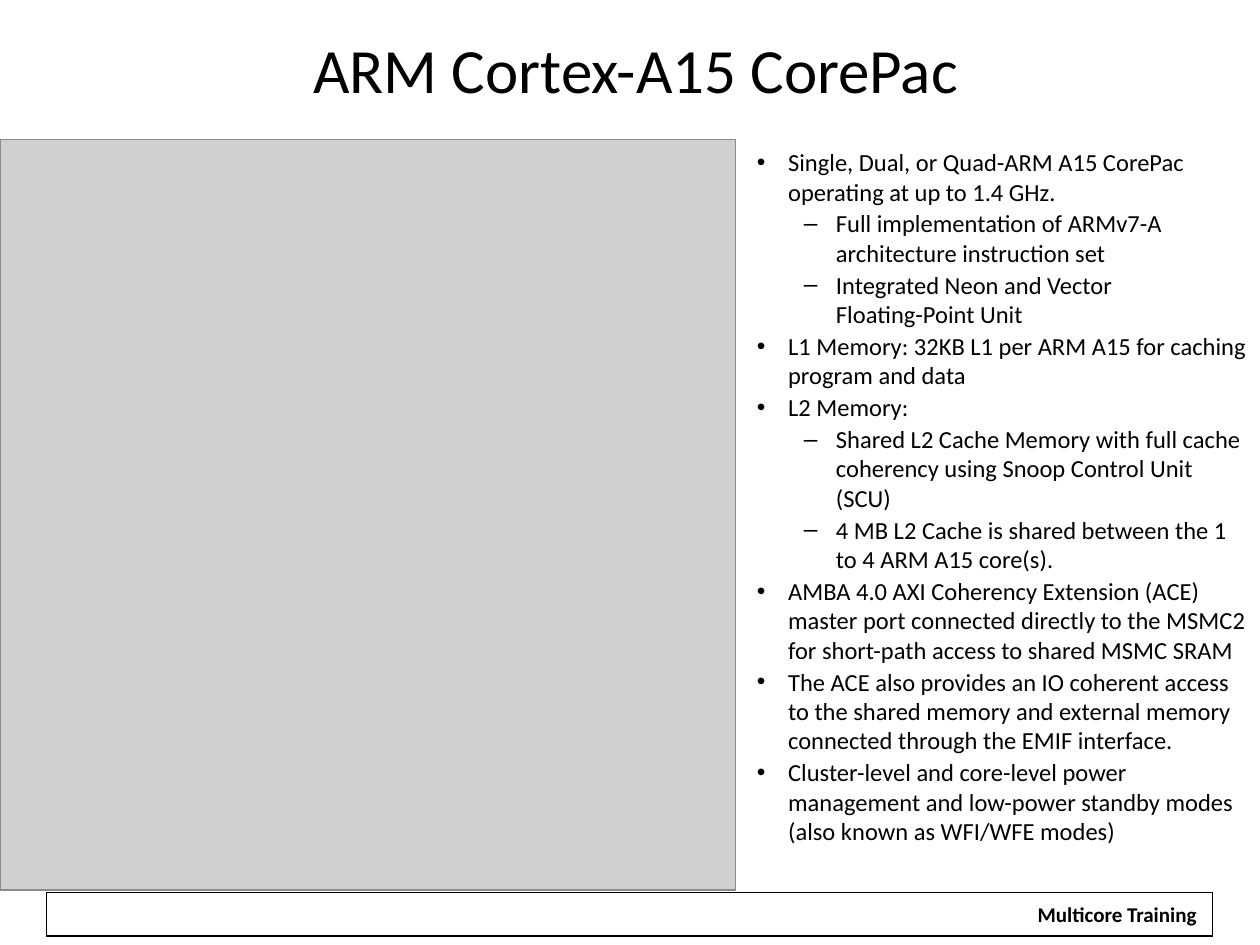
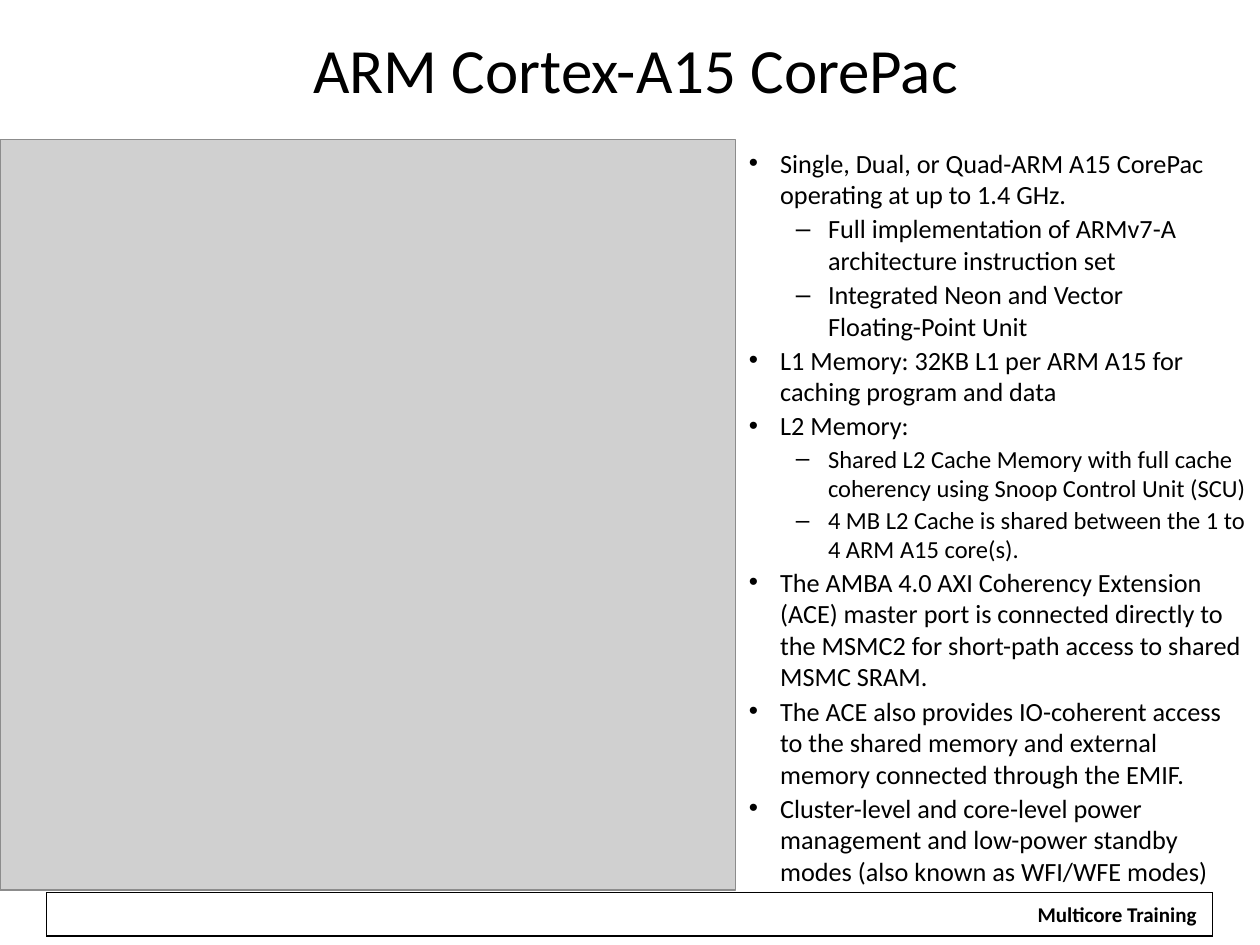
Before and after one commit to hari1989/keystone-workshop, a slide deck: slide 18 of slides/KeyStone SoC Overview.pptx. Drawn at 1260x945 pixels with LibreOffice and Linux fonts; fonts in the diff are those of the drawing; grey boxes stand for pictures; background and template pictures are left out. Boxes give left, top, right and bottom in pixels: in the first picture for what was removed or moved away, otherwise in the second. Text is boxed around its words. In the diff, an @@ line names an element or a change of style, - is before the commit and + after.

```diff
--- a/slides/KeyStone SoC Overview.pptx
+++ b/slides/KeyStone SoC Overview.pptx
@@ text "Single, Dual, or Quad-ARM A15 ...": place and size @@
-text "Single, Dual, or Quad-ARM A15 ..." at [788, 154, 1245, 844]
+text "Single, Dual, or Quad-ARM A15 ..." at [780, 154, 1245, 885]
@@ text at [780, 154, 1207, 885]: size 14 to 15 pt in "Single, Dual, or Quad-ARM A15 CorePac operating ...", "Full implementation of ARMv7-A architecture instruction set", "Integrated Neon and Vector Floating-Point Unit", "L1 Memory: 32KB L1 per ARM A15 ..." and 2 more places @@
@@ text at [780, 573, 1240, 789]: text changed; size 14 to 15 pt @@
-• AMBA 4.0 AXI Coherency Extension (ACE) master port connected directly to the MSMC2 for short-path access to shared MSMC SRAM
-• The ACE also provides an IO coherent access to the shared memory and external memory connected through the EMIF interface.
+• The AMBA 4.0 AXI Coherency Extension (ACE) master port is connected directly to the MSMC2 for short-path access to shared MSMC SRAM.
+• The ACE also provides IO-coherent access to the shared memory and external memory connected through the EMIF.
```
Also in this commit, not shown: 14 other slides changed, 7 other files.
